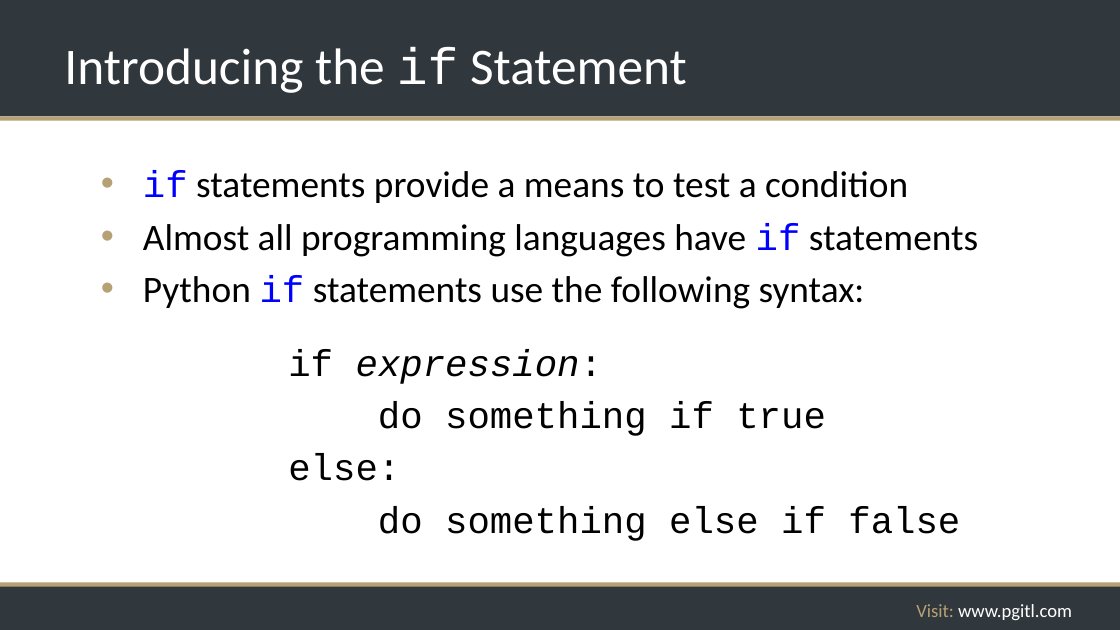
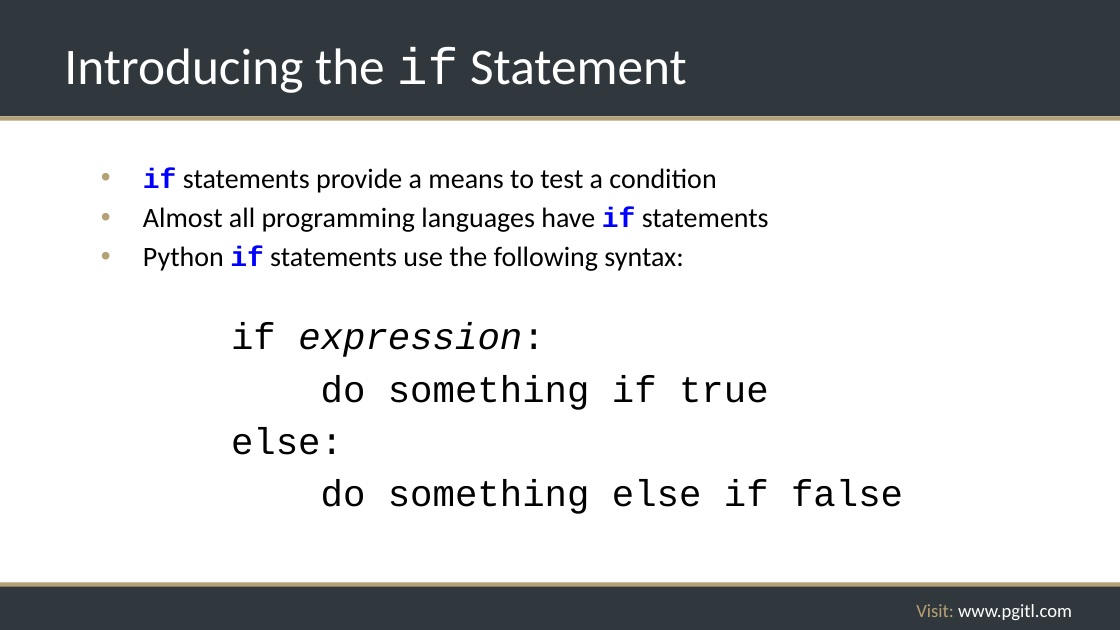
Before and after one commit to rikkouri/project-a, a slide deck: slide 78 of Programming Foundations.pptx. Drawn at 1120x630 pixels with LibreOffice and Linux fonts; fonts in the diff are those of the drawing; background and template pictures are left out. Boxes give left, top, right and bottom in pixels: in the first picture for what was removed or moved away, otherwise in the second. Text is boxed around its words. In the diff, an @@ line names an element or a change of style, - is before the commit and + after.

```diff
--- a/Programming Foundations.pptx
+++ b/Programming Foundations.pptx
@@ text "if statements provide a means ..." at [143,168,769,271]: size 32 to 24 pt; bold on in "if", "if", "if"; less space between paragraphs @@
@@ text "if expression:": place and size @@
-text "if expression:" at [288,349,960,541]
+text "if expression:" at [231,323,903,514]
```
Also in this commit, not shown: 147 other slides changed, 1 other file.
